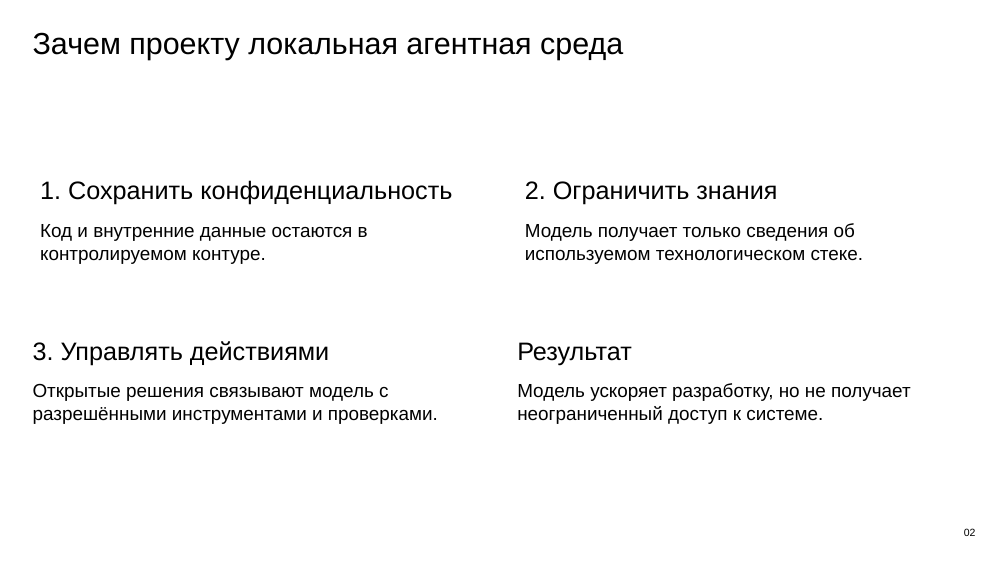
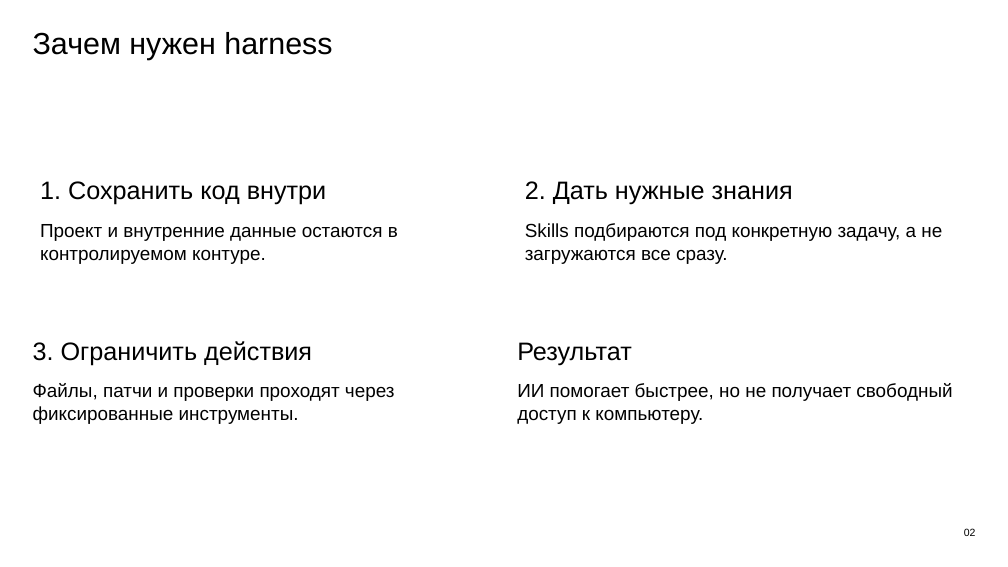
Before and after one commit to Vlodzimej/iona, a slide deck: slide 2 of docs/presentation/ionic-llm-harness-overview.pptx. Drawn at 1008x567 pixels with LibreOffice and Linux fonts; fonts in the diff are those of the drawing. Boxes give left, top, right and bottom in pixels: in the first picture for what was removed or moved away, otherwise in the second. Text is boxed around its words. In the diff, an @@ line names an element or a change of style, - is before the commit and + after.

Commit message:
feat(harness): harden local model visual workflows

```diff
--- a/docs/presentation/ionic-llm-harness-overview.pptx
+++ b/docs/presentation/ionic-llm-harness-overview.pptx
@@ text at (x1=33, y1=32, x2=332, y2=60): text changed @@
-Зачем проекту локальная агентная среда
+Зачем нужен harness
@@ text at (x1=40, y1=181, x2=398, y2=264): text changed @@
-1. Сохранить конфиденциальность
-Код и внутренние данные остаются в контролируемом контуре.
+1. Сохранить код внутри
+Проект и внутренние данные остаются в контролируемом контуре.
@@ text at (x1=525, y1=181, x2=942, y2=264): text changed @@
-2. Ограничить знания
-Модель получает только сведения об используемом технологическом стеке.
+2. Дать нужные знания
+Skills подбираются под конкретную задачу, а не загружаются все сразу.
@@ text at (x1=33, y1=341, x2=395, y2=424): text changed @@
-3. Управлять действиями
-Открытые решения связывают модель с разрешёнными инструментами и проверками.
+3. Ограничить действия
+Файлы, патчи и проверки проходят через фиксированные инструменты.
@@ text at (x1=517, y1=383, x2=952, y2=424): text changed @@
-Модель ускоряет разработку, но не получает неограниченный доступ к системе.
+ИИ помогает быстрее, но не получает свободный доступ к компьютеру.
```
Also in this commit, not shown: 9 other slides changed, 5 slides added, 5 slides removed, 36 other files.
